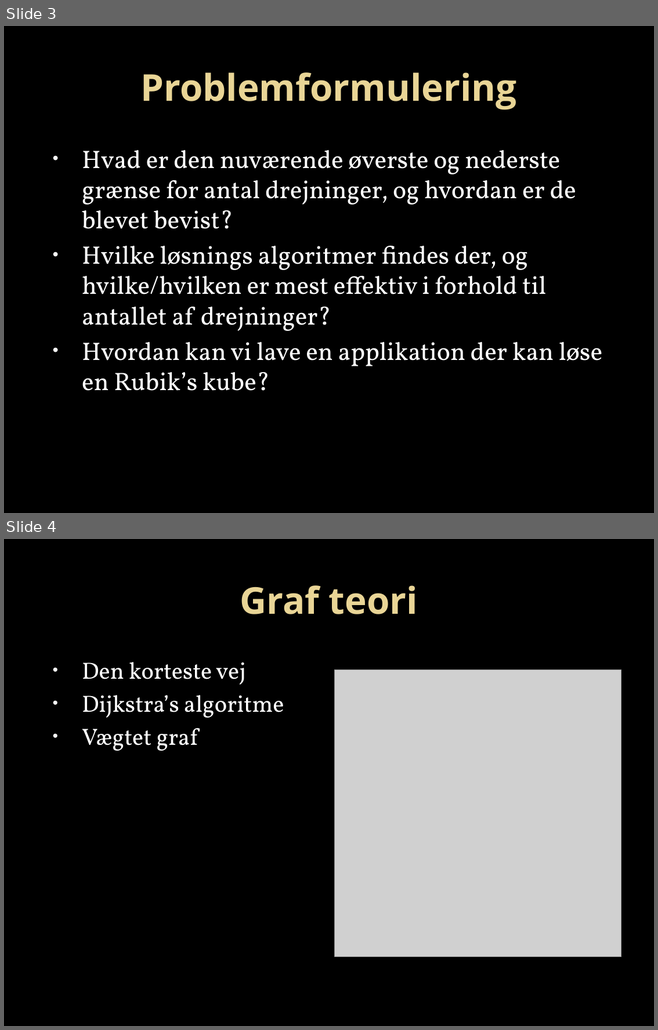
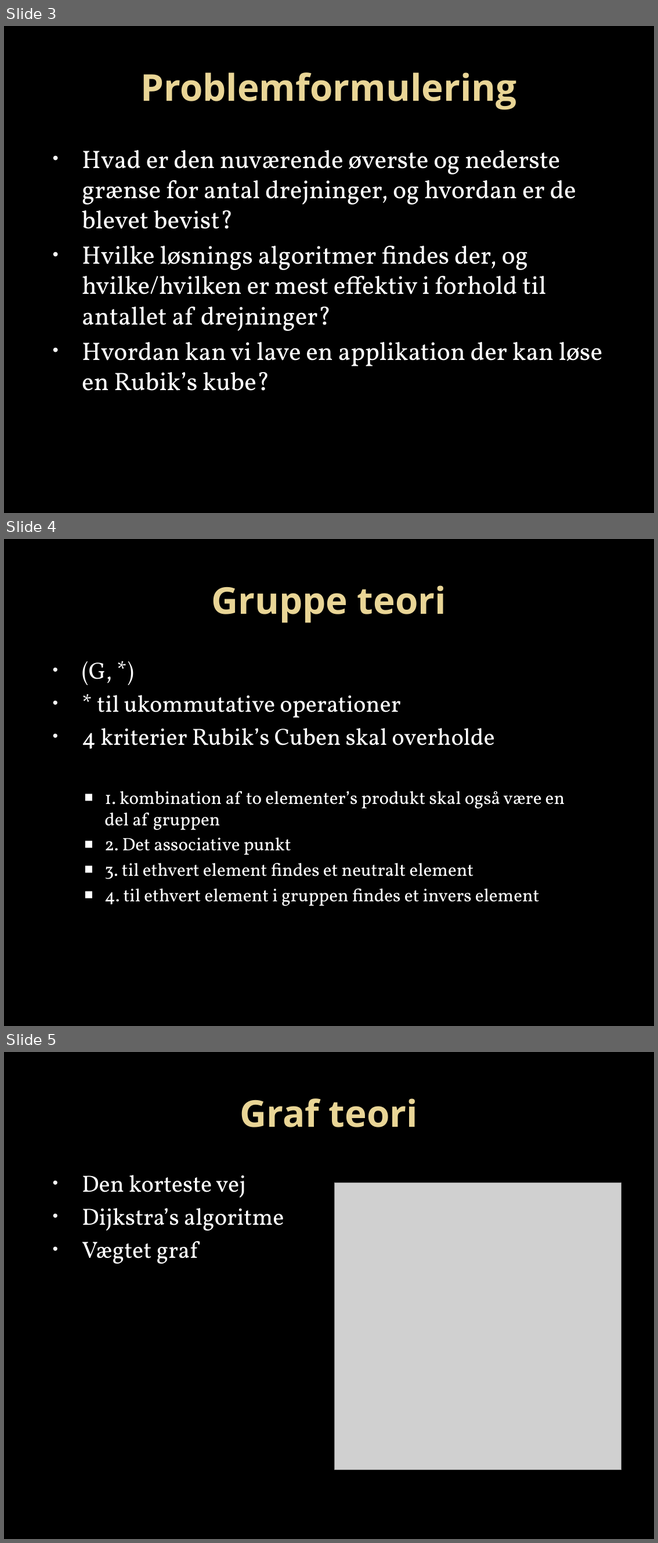
Before and after one commit to rasmusprentow/a215, a slide deck: Statusseminar/Rubik’s Cube.pptx. Shown one above the other, each under a label of ours: slides 3 and 4 before the commit, slides 3, 4 and 5 after it. The pictures are 658x1030 and 658x1543 pixels, drawn with LibreOffice and Linux fonts; fonts in the diff are those of the drawing; grey boxes stand for pictures; background and template pictures are left out. Boxes give left, top, right and bottom in pixels: in the first picture for what was removed or moved away, otherwise in the second. Text is boxed around its words. In the diff, an @@ line names an element or a change of style, - is before the commit and + after.

```diff
--- a/Statusseminar/Rubik’s Cube.pptx
+++ b/Statusseminar/Rubik’s Cube.pptx
@@ slide 4 added at box(4, 539, 654, 1026), background picture (left out) @@
@@ title added at box(211, 585, 446, 623), 41 pt, text gradient #EAD696 to #E7D081, bold @@
+Gruppe teori
@@ text added at box(82, 661, 564, 906), 20 pt, text #FFFFFF @@
+• (G, *)
+• * til ukommutative operationer
+• 4 kriterier Rubik’s Cuben skal overholde
+  ■ 1. kombination af to elementer’s produkt skal også være en del af gruppen
+  ■ 2. Det associative punkt
+  ■ 3. til ethvert element findes et neutralt element
+  ■ 4. til ethvert element i gruppen findes et invers element
@@ what was slide 4 is now slide 5 @@
```
Also in this commit, not shown: 1 other slide added.
